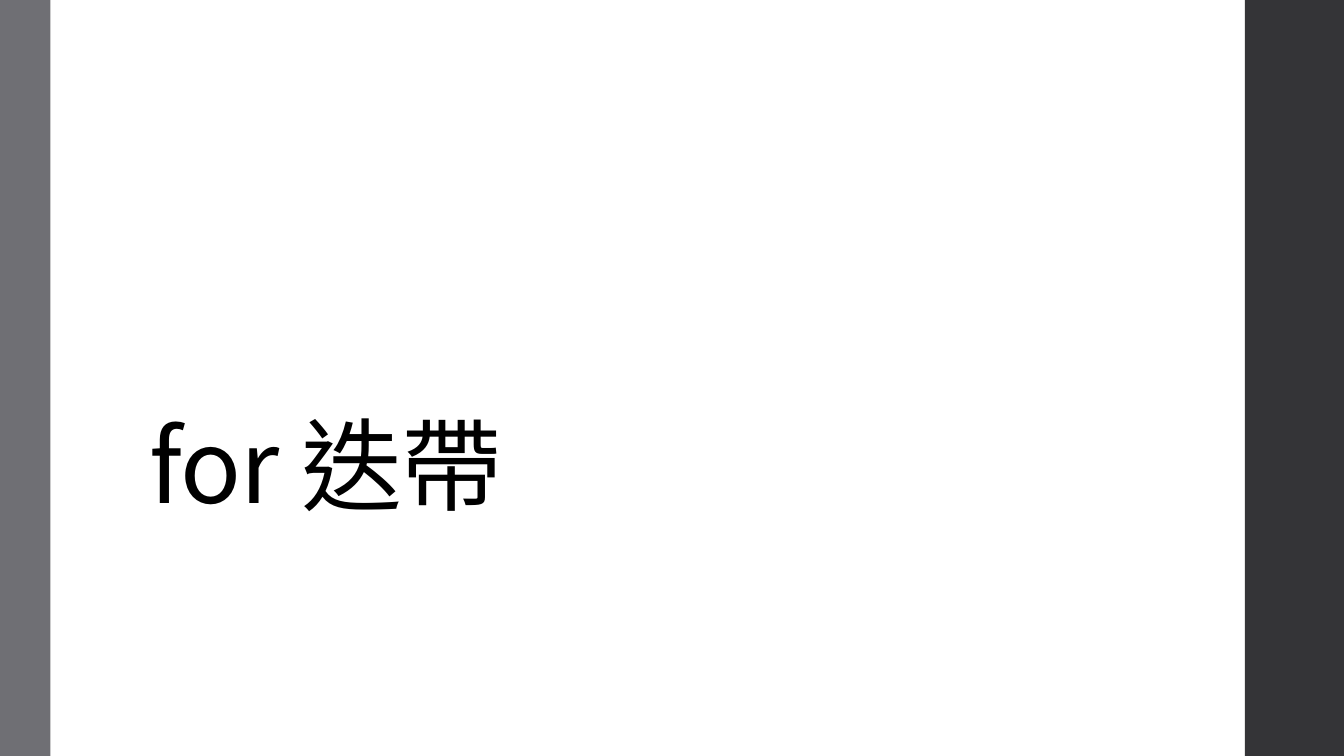
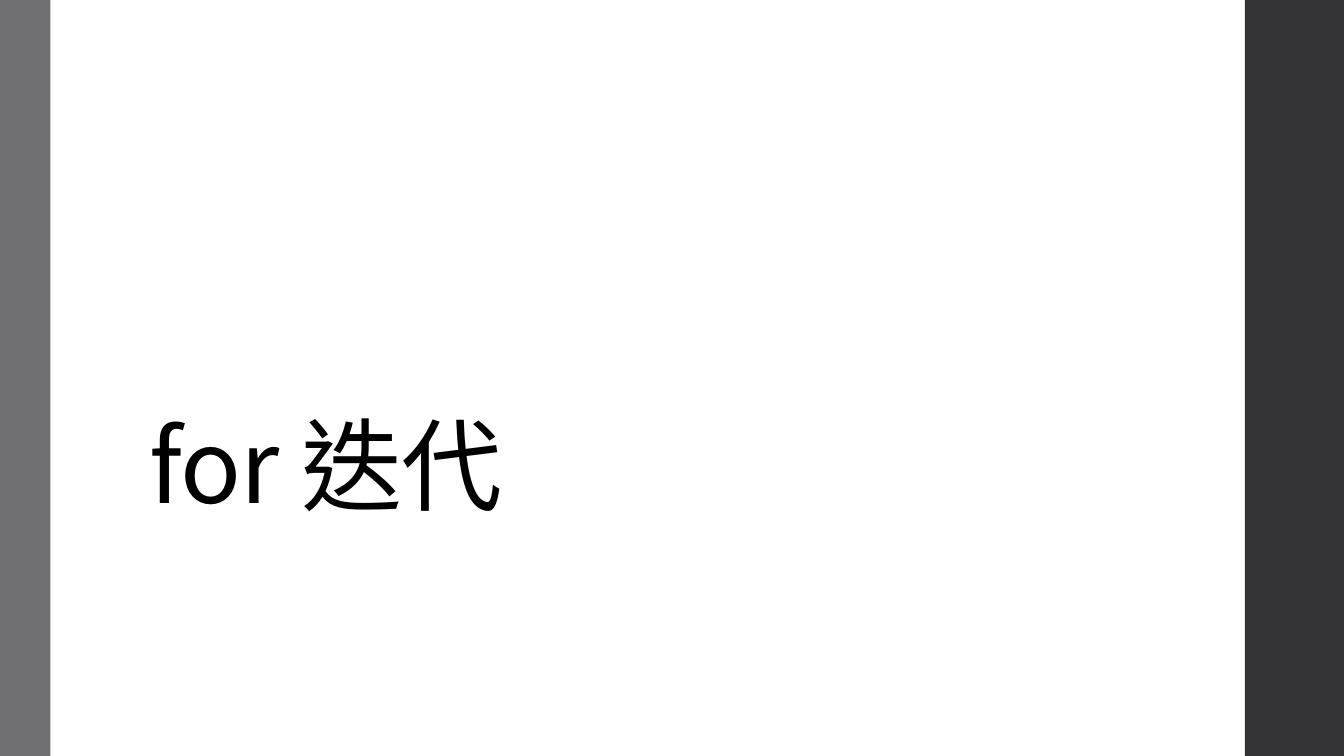
Before and after one commit to an920107/ServiceLearning, a slide deck: slide 44 of Class 4.pptx. Drawn at 1344x756 pixels with LibreOffice and Linux fonts; fonts in the diff are those of the drawing. Boxes give left, top, right and bottom in pixels: in the first picture for what was removed or moved away, otherwise in the second. Text is boxed around its words. In the diff, an @@ line names an element or a change of style, - is before the commit and + after.

```diff
--- a/Class 4.pptx
+++ b/Class 4.pptx
@@ title at (149,418,502,511): text changed @@
-for 迭帶
+for 迭代
```
Also in this commit, not shown: 3 other slides changed.
